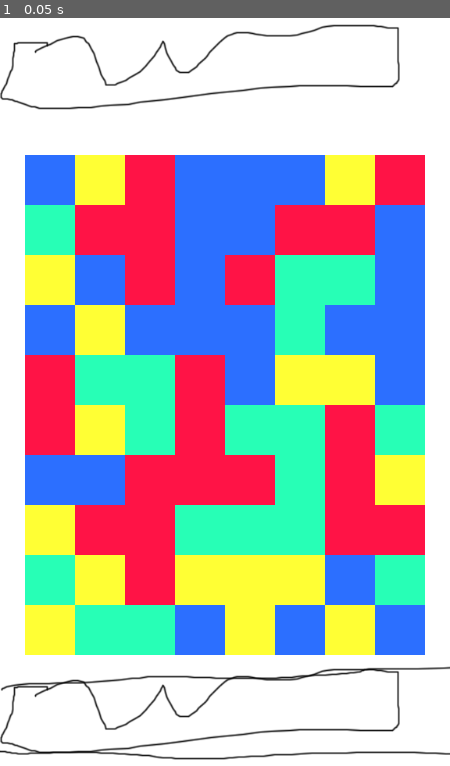
Above: before the commit, frame 1.
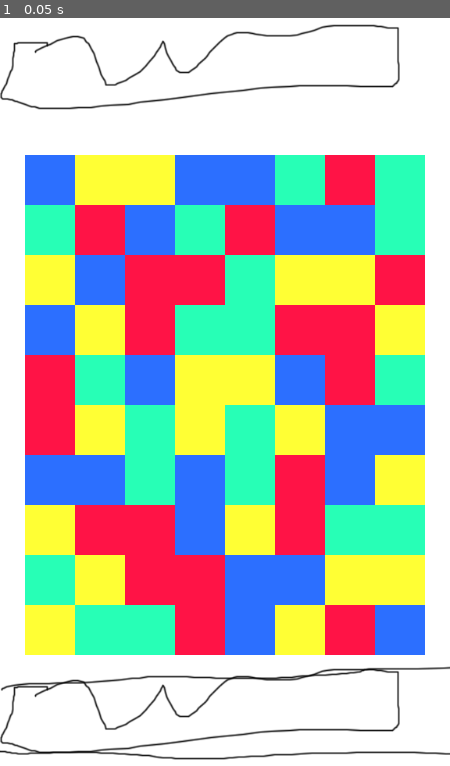
Above: after the commit, the same moment.

Repository: daivan/LineAttack
Game: Godot game, scene res://scenes/game.tscn
Two runs of this game, one before a commit and one after it. Both use one fixed random seed, a clock stepped at 60 frames per second and the inputs below. The project has no main scene, so this scene is started directly.
Inputs:
- Up to frame 1 (0.05 s): no input

The runs differ from the first frame. In frame 1, 37% of the frame differs, in the area x 27-95%, y 18-86%.

Commit message:
Made sure they cant start with a match

Diff:
--- a/Scripts/grid.gd
+++ b/Scripts/grid.gd
@@ -9,10 +9,10 @@
 export (int) var offset;
 
 var possible_pieces = [
-	preload("res://scenes/yellow_piece.tscn"),
-	preload("res://scenes/blue_piece.tscn"),
-	preload("res://scenes/green_piece.tscn"),
-	preload("res://scenes/red_piece.tscn")
+	preload("res://Scenes/yellow_piece.tscn"),
+	preload("res://Scenes/blue_piece.tscn"),
+	preload("res://Scenes/green_piece.tscn"),
+	preload("res://Scenes/red_piece.tscn")
 ];
 
 
@@ -20,6 +20,7 @@
 
 # Called when the node enters the scene tree for the first time.
 func _ready():
+	randomize();
 	all_pieces = make_2d_array();
 	spawn_pieces();
 
@@ -38,11 +39,30 @@
 		for j in height:
 			# chhose a random number and store it
 			var rand = floor(rand_range(0, possible_pieces.size()));
+			var piece = possible_pieces[rand].instance();
+			var loops = 0;
+			while(match_at(i, j, piece.color) && loops < 100):
+				rand = floor(rand_range(0, possible_pieces.size()));
+				loops += 1;
+				piece = possible_pieces[rand].instance();
 			# instance that piece from the array
-			var piece = possible_pieces[rand].instance();
+
 			add_child(piece);
 			piece.position = grid_to_pixel(i, j);
+			all_pieces[i][j] = piece;
 
+
+func match_at(i, j, color):
+
+	if i > 1:
+		if all_pieces[i - 1][j] != null && all_pieces[i - 2][j] != null:
+			if all_pieces[i - 1][j].color == color && all_pieces[i - 2][j].color == color:
+				return true;
+	if j > 1:
+		if all_pieces[i][j - 1] != null && all_pieces[i][j-2] != null:
+			if all_pieces[i][j - 1].color == color && all_pieces[i][j - 2].color == color:
+				return true;
+	pass;
 
 func grid_to_pixel(column, row):
 	var new_x = x_start + offset * column;
